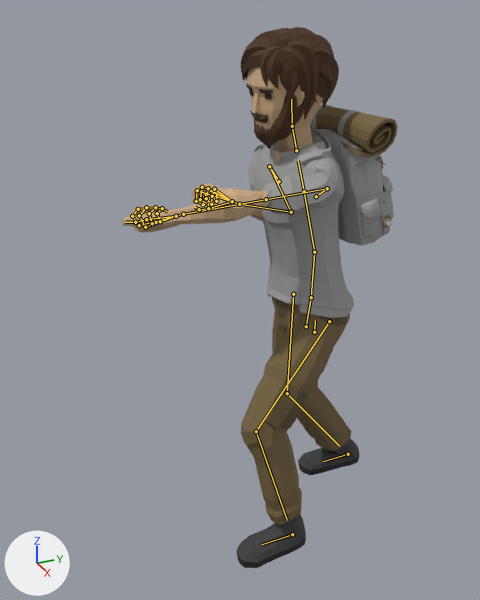
An edit to the glTF model assets/art/3d/clips-foot.glb, drawn before and after from the same camera.
Rendered twice from a 50 mm lens placed at (1.761, -1.188, 1.812), pointed at (-0.062, -0.367, 0.9). Lighting does not change. The marker at lower left points along +X, +Y and +Z. The older version comes first. Both versions are drawn at frame 11 of the action 'Spear_Thrust'; the numbers are the values there. The bones that change, and the others that lie on the model, are drawn over the model as lines.

The first picture shows 'Adventurer_Body', 'Adventurer_Feet', 'Adventurer_Head', 'Adventurer_Legs', 'Backpack'.
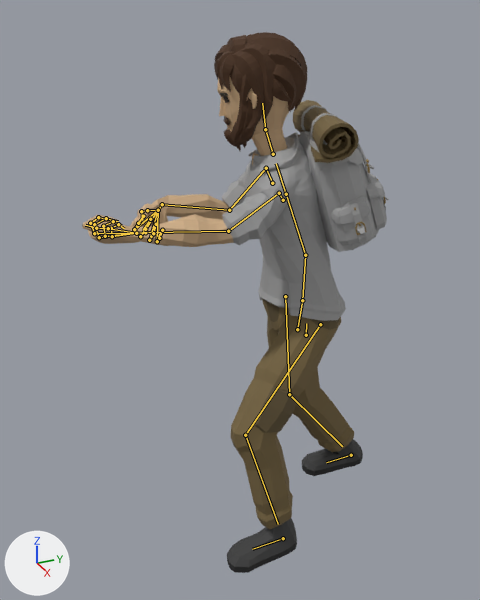
The edits, one by one:
Bone 'Body' (bone_body) moves from (0.0, -0.11, 0.086) to (0.0, -0.114, 0.119).
Bone 'Torso' (bone_torso) turns from (13, 6, 0) to (18, -18, 0) degrees about its own x, y and z.
Bone 'Head' (bone_head) turns from (-9, 0, -1) to (-11, 1, 3) degrees about its own x, y and z.
Bone 'Shoulder.L' (bone_shoulder_l) turns from (1, 1, 1) to (-6, -8, -9) degrees about its own x, y and z.
Bone 'UpperArm.L' (bone_upperarm_l) turns from (12, -58, -119) to (20, -144, -80) degrees about its own x, y and z.
Bone 'LowerArm.L' (bone_lowerarm_l) turns from (21, -102, -14) to (-35, -17, 7) degrees about its own x, y and z.
Bone 'Wrist.L' (bone_wrist_l) turns from (4, -1, 36) to (-3, -2, 17) degrees about its own x, y and z.
Bone 'Shoulder.R' (bone_shoulder_r) turns from (1, -1, -1) to (-3, 4, 6) degrees about its own x, y and z.
Bone 'UpperArm.R' (bone_upperarm_r) turns from (-81, -10, -53) to (-147, 25, -74) degrees about its own x, y and z.
Bone 'LowerArm.R' (bone_lowerarm_r) turns from (-66, -40, -151) to (-55, -5, 27) degrees about its own x, y and z.
Bone 'Wrist.R' (bone_wrist_r) turns from (-25, 0, -66) to (-13, 1, -50) degrees about its own x, y and z.
Bone 'UpperLeg.L' (bone_upperleg_l) turns from (-2, 0, 33) to (-2, 0, 34) degrees about its own x, y and z.
Bone 'UpperLeg.R' (bone_upperleg_r) turns from (-4, 2, 5) to (-3, 2, 11) degrees about its own x, y and z.
Bone 'LowerLeg.R' (bone_lowerleg_r) turns from (30, 0, 0) to (25, 0, 0) degrees about its own x, y and z.
Bone 'Foot.L' (bone_foot_l) moves from (0.024, 0.188, 0.001) to (0.029, 0.228, 0.001).
Bone 'Foot.R' (bone_foot_r) moves from (-0.049, -0.252, -0.001) to (-0.039, -0.262, -0.001).

Where the change shows, as pixel boxes (x1, y1, x2, y2) in the pictures (480 x 600 px):
'Adventurer_Body', posed (14% wider)
    before: (122, 128, 354, 318)
    after: (82, 133, 346, 321)
'Adventurer_Legs', posed (12% wider)
    before: (241, 296, 351, 525)
    after: (231, 298, 354, 529)
'Adventurer_Head', posed
    before: (241, 27, 339, 152)
    after: (214, 32, 307, 156)
'Backpack', posed
    before: (310, 104, 397, 246)
    after: (293, 100, 389, 252)
'Adventurer_Feet', posed (10% wider)
    before: (236, 439, 359, 568)
    after: (227, 439, 363, 573)
bone 'Body', root to tip
    before: (314, 332) to (315, 320)
    after: (306, 335) to (306, 323)
bone 'Torso', root to tip
    before: (314, 252) to (304, 191)
    after: (305, 255) to (286, 194)
bone 'Head', root to tip
    before: (292, 126) to (291, 99)
    after: (265, 129) to (262, 103)
bone 'Shoulder.L', root to tip
    before: (316, 196) to (327, 188)
    after: (283, 200) to (279, 193)
bone 'UpperArm.L', root to tip
    before: (327, 188) to (266, 199)
    after: (279, 193) to (228, 231)
bone 'LowerArm.L', root to tip
    before: (266, 199) to (183, 214)
    after: (228, 231) to (145, 232)
bone 'Wrist.L', root to tip
    before: (183, 214) to (176, 216)
    after: (145, 232) to (136, 233)
bone 'Shoulder.R', root to tip
    before: (279, 181) to (269, 166)
    after: (272, 183) to (266, 168)
bone 'UpperArm.R', root to tip
    before: (269, 166) to (291, 212)
    after: (266, 168) to (229, 210)
bone 'LowerArm.R', root to tip
    before: (291, 212) to (239, 204)
    after: (229, 210) to (162, 204)
bone 'Wrist.R', root to tip
    before: (239, 204) to (232, 201)
    after: (162, 204) to (158, 210)
bone 'UpperLeg.L', root to tip
    before: (329, 321) to (256, 431)
    after: (320, 324) to (245, 435)
bone 'UpperLeg.R', root to tip
    before: (293, 294) to (287, 393)
    after: (285, 296) to (289, 394)
bone 'LowerLeg.R', root to tip
    before: (287, 393) to (339, 446)
    after: (289, 394) to (342, 446)
bone 'Foot.L', root to tip
    before: (292, 534) to (262, 544)
    after: (283, 538) to (252, 549)
bone 'Foot.R', root to tip
    before: (348, 454) to (323, 461)
    after: (351, 455) to (326, 462)
